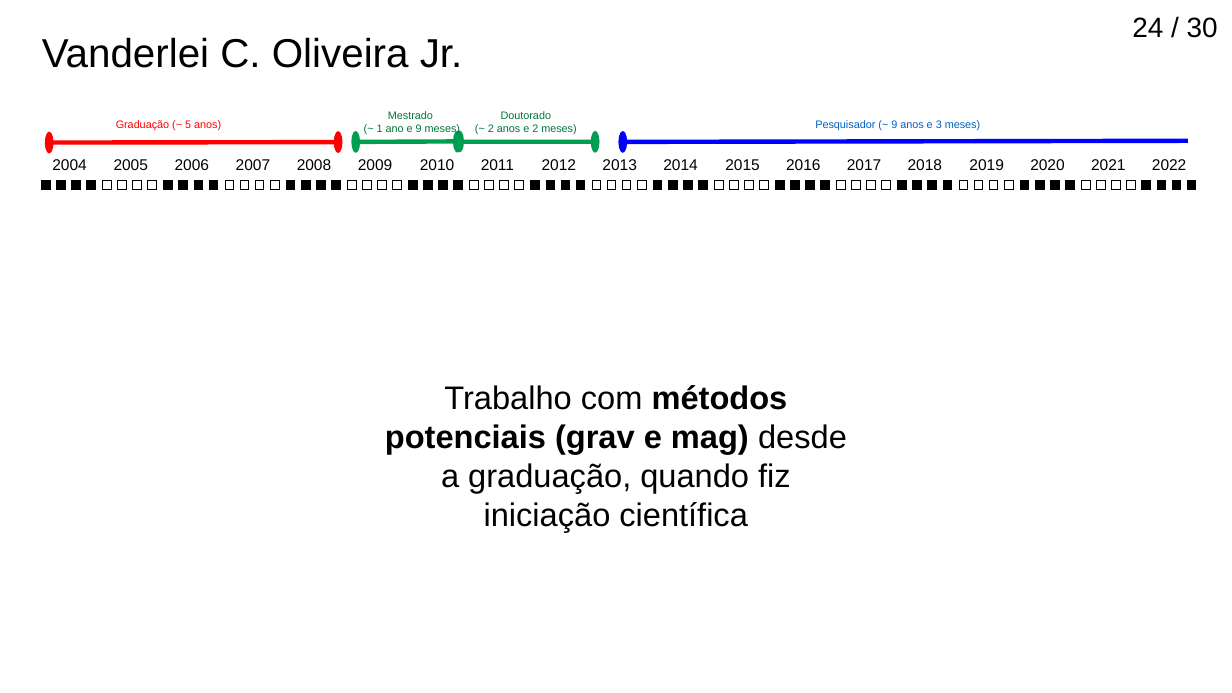
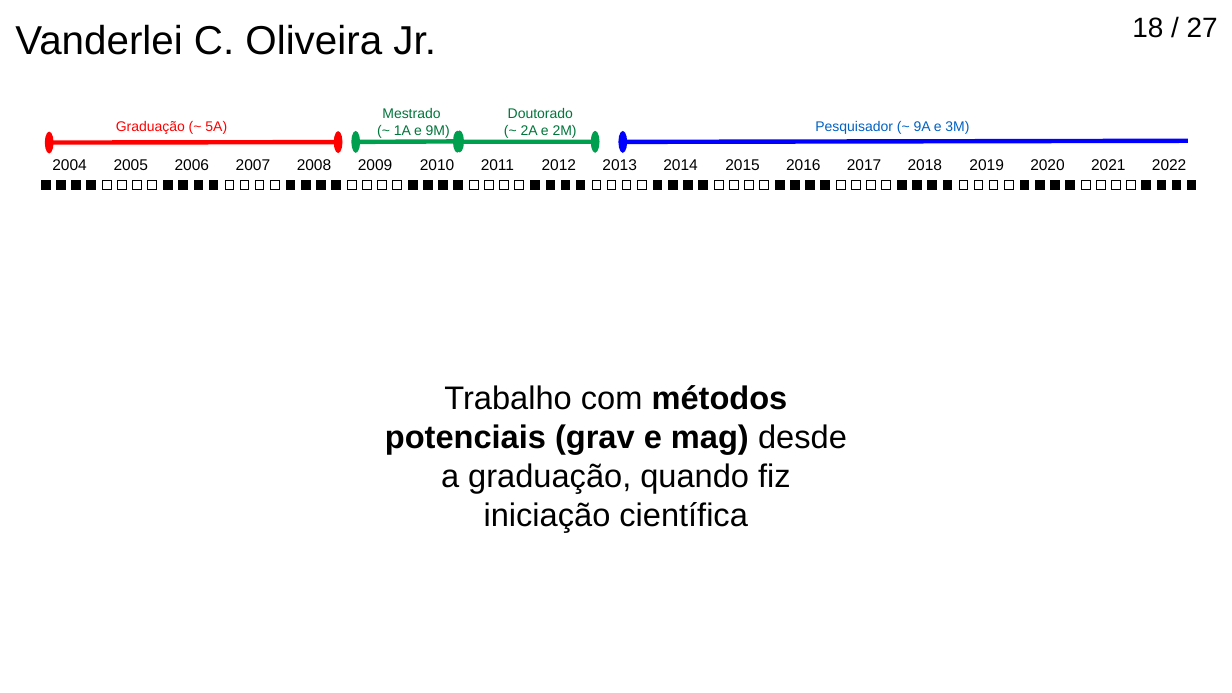
Before and after one commit to birocoles/memos, a slide deck: slide 18 of Titular_III/slides/apresentacao_titular3.odp (slide 24 before the commit). Drawn at 1232x693 pixels with LibreOffice and Linux fonts; fonts in the diff are those of the drawing. Boxes give left, top, right and bottom in pixels: in the first picture for what was removed or moved away, otherwise in the second. Text is boxed around its words. In the diff, an @@ line names an element or a change of style, - is before the commit and + after.

```diff
--- a/Titular_III/slides/apresentacao_titular3.odp
+++ b/Titular_III/slides/apresentacao_titular3.odp
@@ text "Vanderlei C. Oliveira Jr.": place and size @@
-text "Vanderlei C. Oliveira Jr." at [42,37,463,68]
+text "Vanderlei C. Oliveira Jr." at [15,24,436,55]
@@ page number at [1132,17,1218,38]: text changed @@
-24 / 30
+18 / 27
@@ text at [382,108,440,118]: size 7 to 9 pt in "Mestrado" @@
@@ text "Doutorado": place and size @@
-text "Doutorado" at [488,111,576,135]
+text "Doutorado" at [508,108,577,138]
@@ text at [508,108,573,118]: size 7 to 9 pt in "Doutorado" @@
@@ text at [116,121,227,134]: text changed; size 7 to 9 pt @@
-Graduação (~ 5 anos)
+Graduação (~ 5A)
@@ text at [394,125,450,138]: text changed; size 7 to 9 pt @@
-(~ 1 ano e 9 meses)
+(~ 1A e 9M)
@@ text at [521,125,577,138]: text changed; size 7 to 9 pt @@
-(~ 2 anos e 2 meses)
+(~ 2A e 2M)
@@ text at [815,121,969,134]: text changed; size 7 to 9 pt @@
-Pesquisador (~ 9 anos e 3 meses)
+Pesquisador (~ 9A e 3M)
```
Also in this commit, not shown: 20 other slides changed, 3 slides removed, 2 other files.
